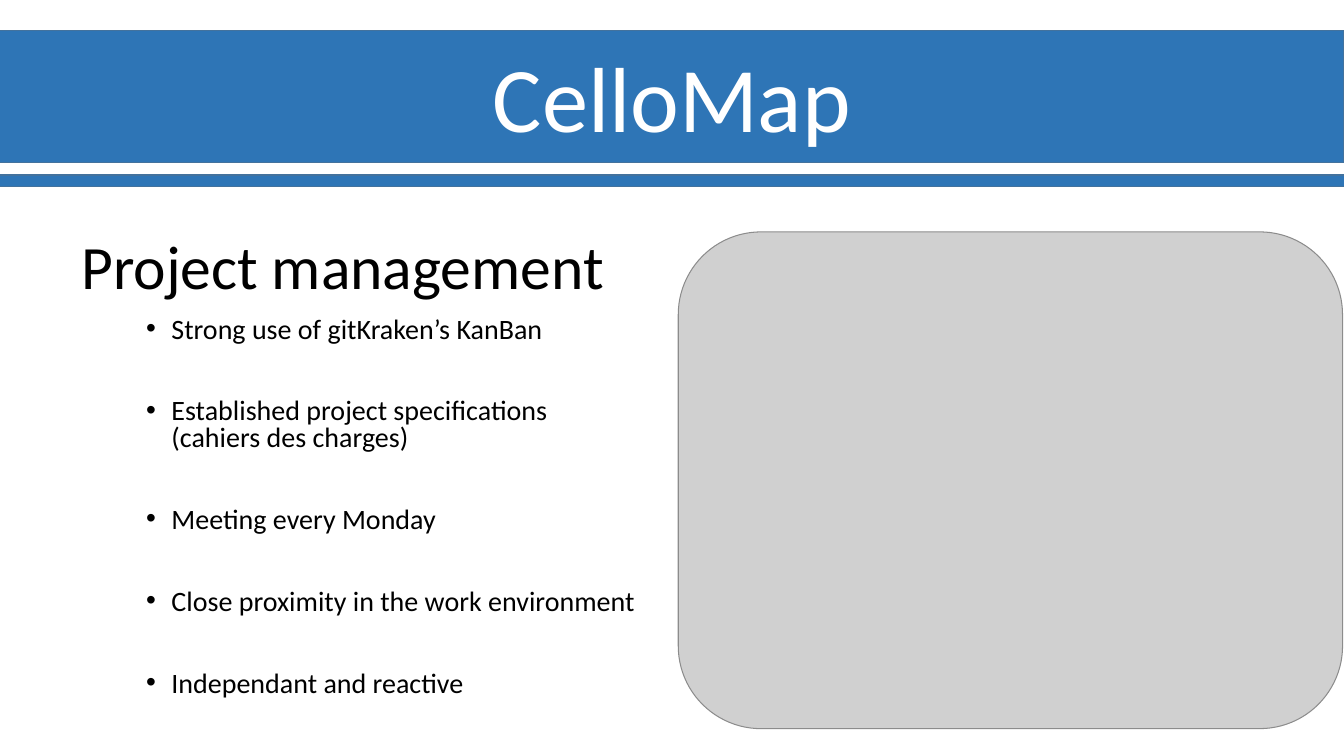
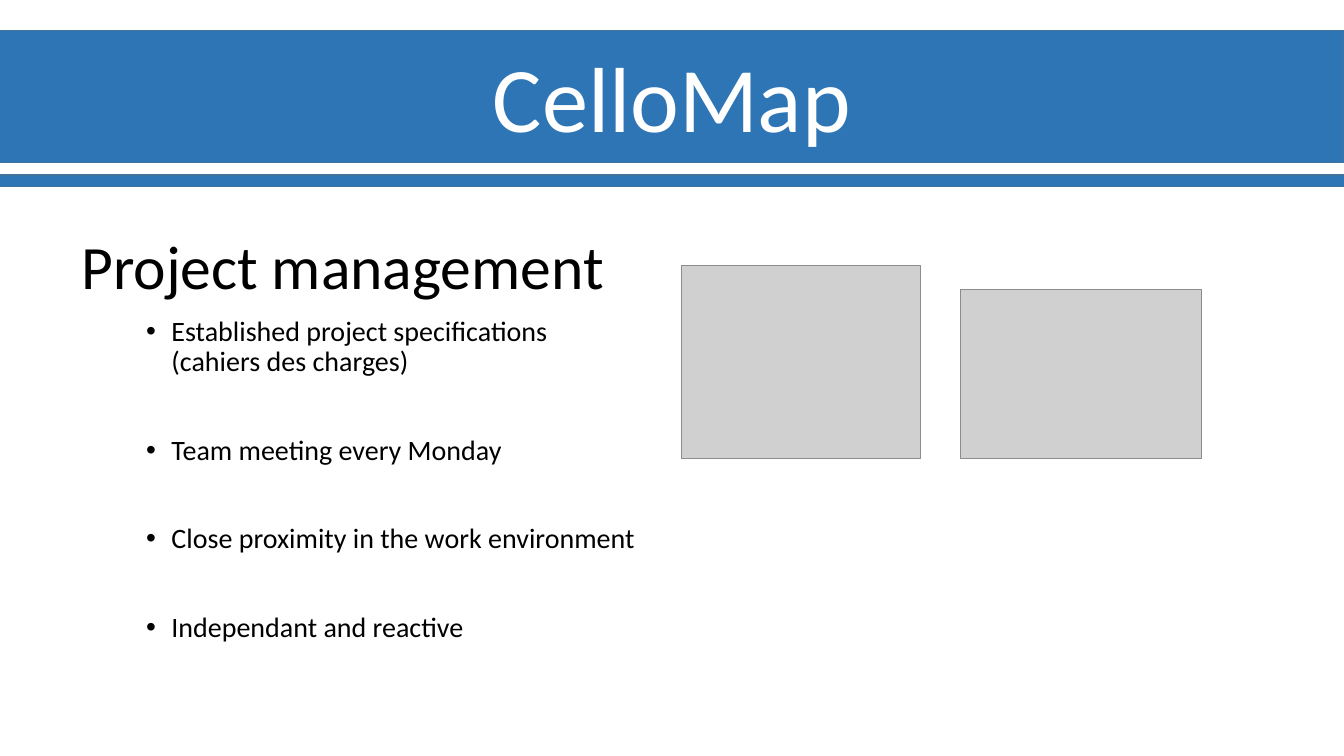
Before and after one commit to Ylefol/projet-INSERM_V5, a slide deck: slide 6 of Slides/Soutenance_Final.pptx (slide 7 before the commit). Drawn at 1344x756 pixels with LibreOffice and Linux fonts; fonts in the diff are those of the drawing; grey boxes stand for pictures; background and template pictures are left out. Boxes give left, top, right and bottom in pixels: in the first picture for what was removed or moved away, otherwise in the second. Text is boxed around its words. In the diff, an @@ line names an element or a change of style, - is before the commit and + after.

```diff
--- a/Slides/Soutenance_Final.pptx
+++ b/Slides/Soutenance_Final.pptx
@@ picture removed at (679,232,1343,729) @@
@@ picture added at (682,266,921,460) @@
@@ picture added at (961,289,1203,459) @@
@@ text at (171,319,543,344): paragraph removed @@
-• Strong use of gitKraken’s KanBan
@@ text at (171,321,634,642): line spacing 0.8 to 0.9 @@
@@ text at (171,440,502,465): text changed @@
-• Meeting every Monday
+• Team meeting every Monday
```
Also in this commit, not shown: 2 other slides changed, 1 other file.
